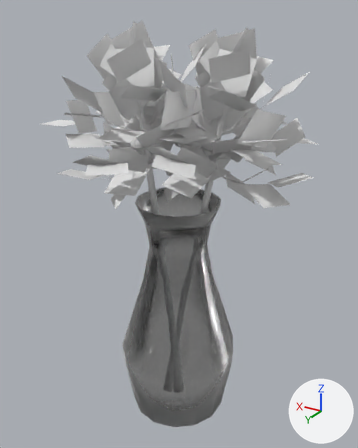
The Blender file Paint the Town v1/Assets/Models/Centerpiece/centerpieceleaf.blend, before and after one commit.
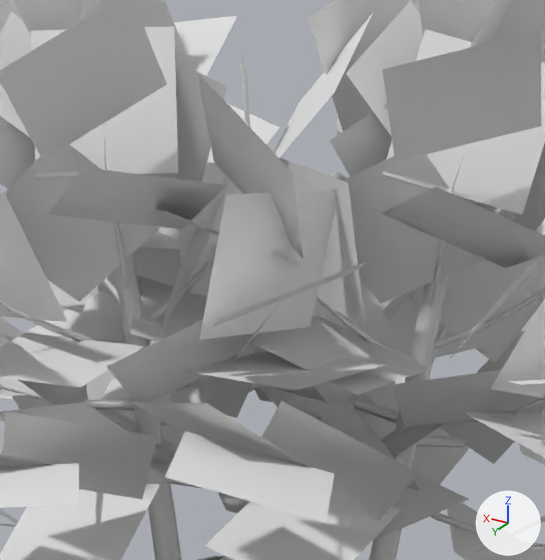
There are two pictures of each version: one whole from a camera (50 mm lens) standing at (-1.261, 2.054, 1.869) and looking at (-0.023, -0.01, 0.837), one close up on the part from 30% to 70% of the width and 9% to 42% of the height. The axes (+X, +Y, +Z) are drawn at lower right. The lights are the same throughout.

The first close-up shows 'leaves', 'leaves.001', 'tree.001', 'tree.002'.
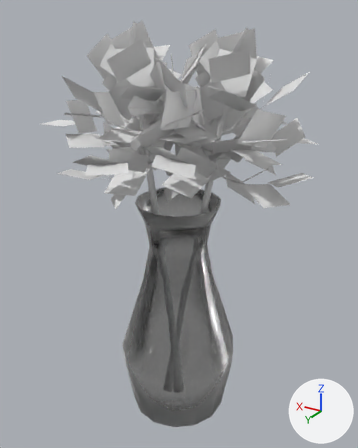
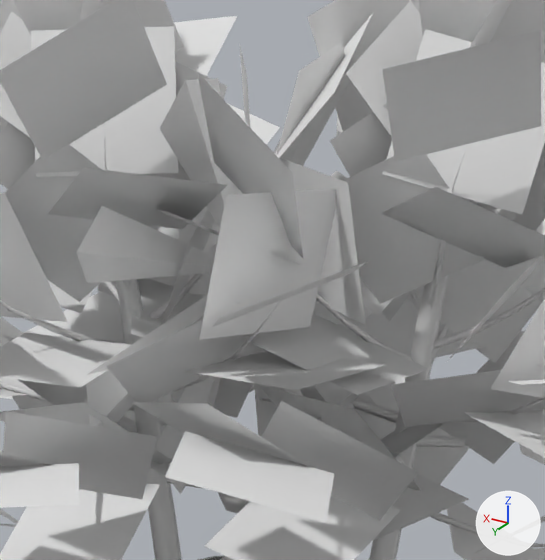
What differs and where, as boxes [x1, y1, x2, y2] in the close-ups (545 x 560 px):
'Plane', shown
    after: [77, 42, 373, 494]

Patch to the scene script:
```diff
--- a/Paint the Town v1/Assets/Models/Centerpiece/centerpieceleaf.blend.py
+++ b/Paint the Town v1/Assets/Models/Centerpiece/centerpieceleaf.blend.py
@@ ob_plane @@
 ob_plane.scale = (0.0323, 0.0323, 0.0323)
-ob_plane.hide_viewport = True
```
